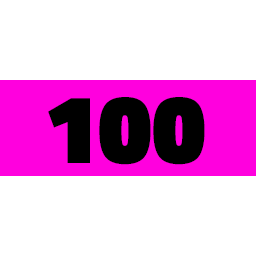
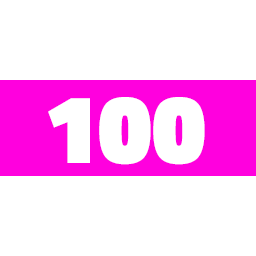
Before/after of a 256x256 layered artwork. What changed in the layer stack:
painted on "100" over [48, 97, 205, 165]
